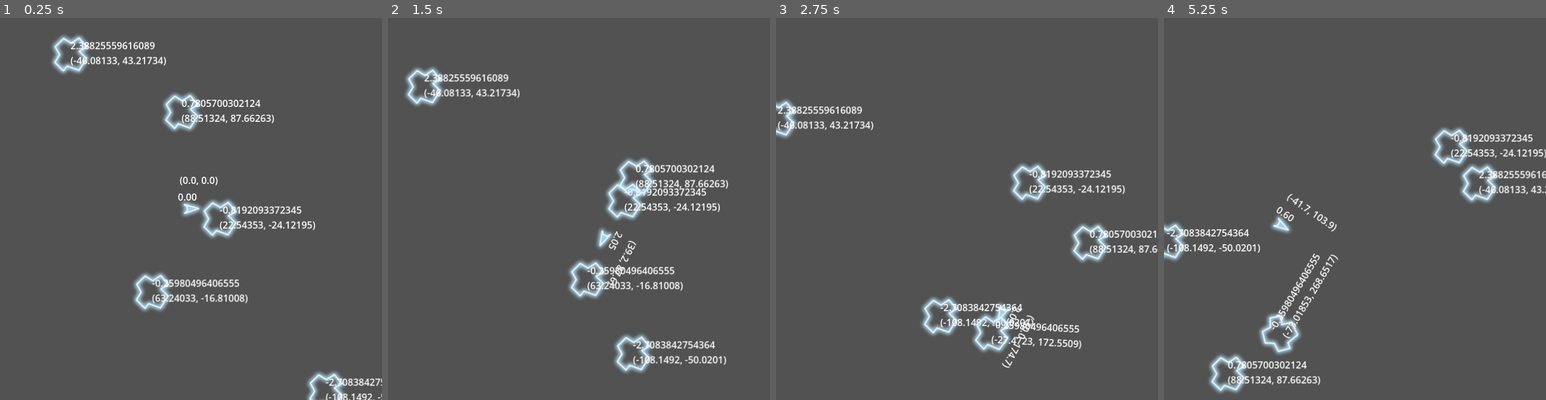
Above: before the commit, frames 1-4 (left to right).
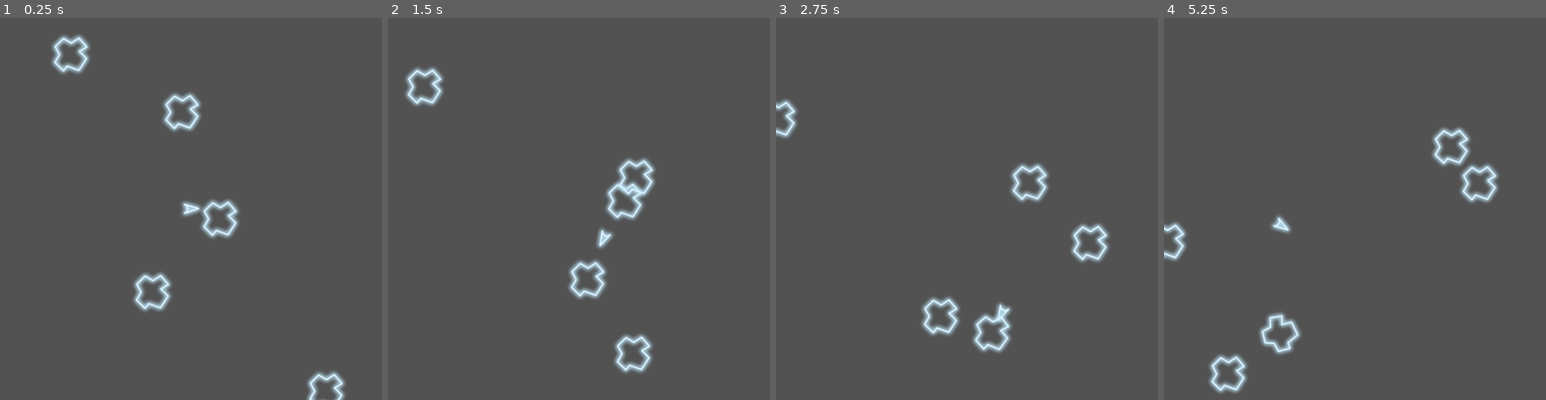
Above: after the commit, the same moments.

Repository: davidward462/asteroids
Game: Godot game, scene res://scenes/main.tscn
Two runs of this game, one before a commit and one after it. Both use one fixed random seed, a clock stepped at 60 frames per second and the inputs below.
Inputs:
- Up to frame 1 (0.25 s): no input
- Up to frame 2 (1.5 s): hold W (accelerate) 0.53-1.28 s; hold D (rotate_clockwise) 0.53-1.28 s; tap A (rotate_counterclockwise) at 1.35 s
- Up to frame 3 (2.75 s): hold W (accelerate) from 2.03 s (still down); tap Space (shoot) at 2.1 s
- Up to frame 4 (5.25 s): tap D (rotate_clockwise) at 2.85 s; release W (accelerate) at 3.53 s; hold A (rotate_counterclockwise) 3.53-4.28 s; tap Space (shoot) at 4.35 s; hold D (rotate_clockwise) from 5.03 s (still down)

The runs differ from the first frame. In frame 1, 2.4% of the frame differs, in the area x 18-100%, y 6-100%; in frame 2, 2.8%, in the area x 9-90%, y 14-91%; in frame 3, 2.4%; in frame 4, 2.6%.

Commit message:
do not write anything to player and asteroid labels

Diff:
--- a/scripts/asteroid.gd
+++ b/scripts/asteroid.gd
@@ -27,8 +27,10 @@
 	linear_velocity = Vector2(speed, 0).rotated(dir)
 
 func _process(delta: float) -> void:
-	rotation_label.text = str(dir)
-	velocity_label.text = str(linear_velocity)
+
+	# TODO: remove these when no longer needed.
+	#rotation_label.text = str(dir)
+	#velocity_label.text = str(linear_velocity)
 
 	# Wrap position on screen bounds
 	position.x = wrapf(position.x, 0, screen_size.x)
--- a/scripts/player.gd
+++ b/scripts/player.gd
@@ -33,8 +33,10 @@
 func _process(delta: float) -> void:
 	var v_x = velocity.x
 	var v_y = velocity.y
-	velocity_label.text = "(%.1f, %.1f)" % [v_x, v_y]
-	rotation_label.text = "%.2f" % rotation
+
+	# TODO: remove these when no longer needed.
+	#velocity_label.text = "(%.1f, %.1f)" % [v_x, v_y]
+	#rotation_label.text = "%.2f" % rotation
 
 	# Shoot
 	if Input.is_action_just_pressed("shoot"):
